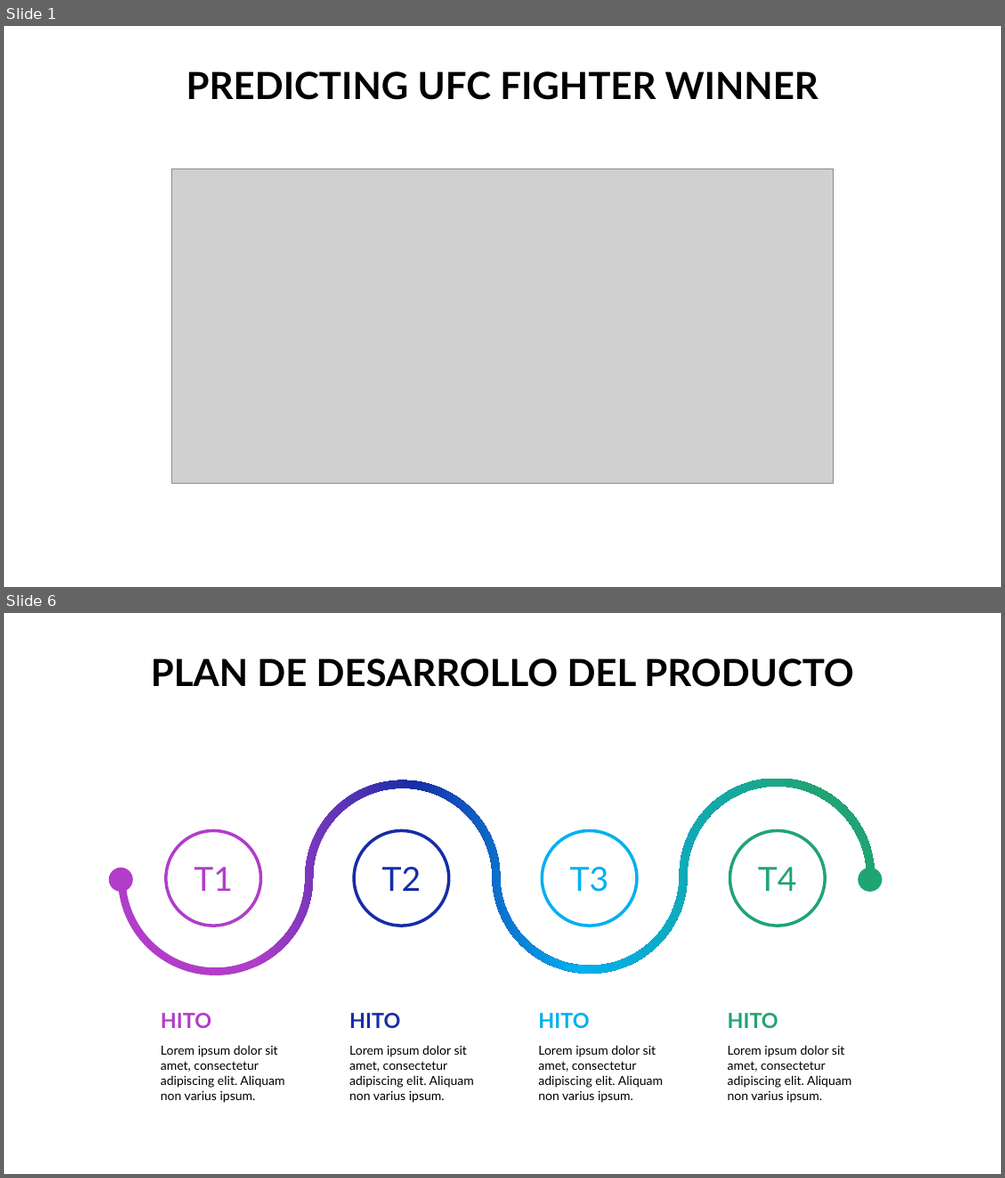
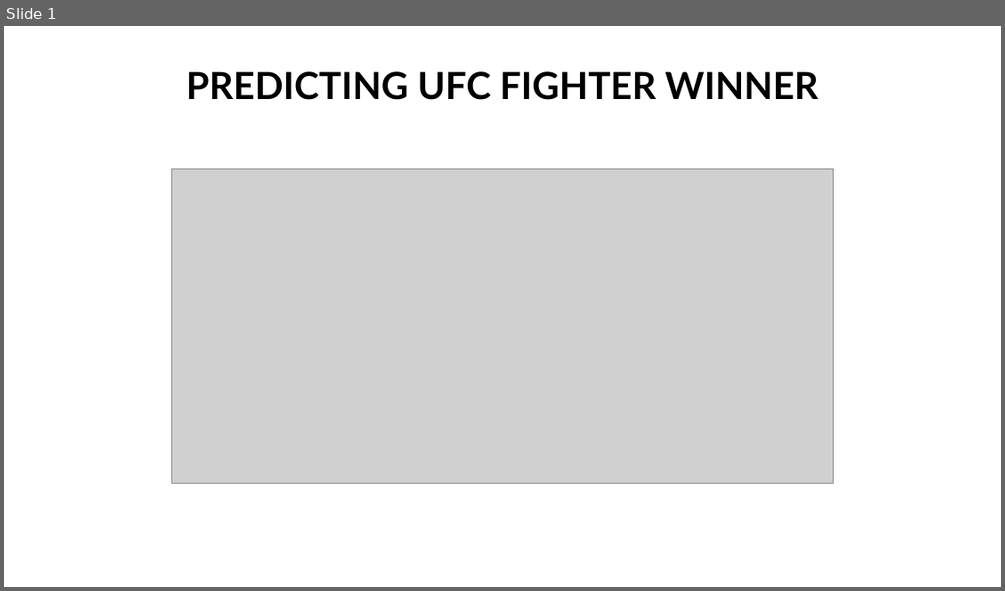
Before and after one commit to wilberquito/UFC-winner-predictor, a slide deck: presentation/presentation.pptx. Shown one above the other, each under a label of ours: slides 1 and 6 before the commit, slide 1 after it; the slides between them are not shown. The pictures are 1005x1178 and 1005x591 pixels, drawn with LibreOffice and Linux fonts; fonts in the diff are those of the drawing; grey boxes stand for pictures. Boxes give left, top, right and bottom in pixels: in the first picture for what was removed or moved away, otherwise in the second. Text is boxed around its words. In the diff, an @@ line names an element or a change of style, - is before the commit and + after.

```diff
--- a/presentation/presentation.pptx
+++ b/presentation/presentation.pptx
@@ slide 6 removed at <box>4,613,1001,1174</box>, background #FFFFFF @@
@@ title removed at <box>151,658,853,687</box> @@
-PLAN DE DESARROLLO DEL PRODUCTO
@@ freeform shape removed at <box>118,779,874,976</box> @@
@@ ellipse removed at <box>166,831,261,925</box> @@
-T1
@@ ellipse removed at <box>354,831,449,925</box> @@
-T2
@@ ellipse removed at <box>542,831,637,925</box> @@
-T3
@@ ellipse removed at <box>730,831,825,925</box> @@
-T4
@@ ellipse removed at <box>112,870,129,888</box> @@
@@ ellipse removed at <box>861,870,879,888</box> @@
@@ text removed at <box>161,1013,211,1028</box> @@
-HITO
@@ text removed at <box>349,1013,400,1028</box> @@
-HITO
@@ text removed at <box>538,1013,589,1028</box> @@
-HITO
@@ text removed at <box>728,1013,778,1028</box> @@
-HITO
@@ text removed at <box>161,1045,284,1103</box> @@
-Lorem ipsum dolor sit amet, consectetur adipiscing elit. Aliquam non varius ipsum.
@@ text removed at <box>349,1045,474,1103</box> @@
-Lorem ipsum dolor sit amet, consectetur adipiscing elit. Aliquam non varius ipsum.
@@ text removed at <box>538,1045,663,1103</box> @@
-Lorem ipsum dolor sit amet, consectetur adipiscing elit. Aliquam non varius ipsum.
@@ text removed at <box>728,1045,851,1103</box> @@
-Lorem ipsum dolor sit amet, consectetur adipiscing elit. Aliquam non varius ipsum.
```
Also in this commit, not shown: 2 slides changed, 3 slides added, 3 other slides removed.
